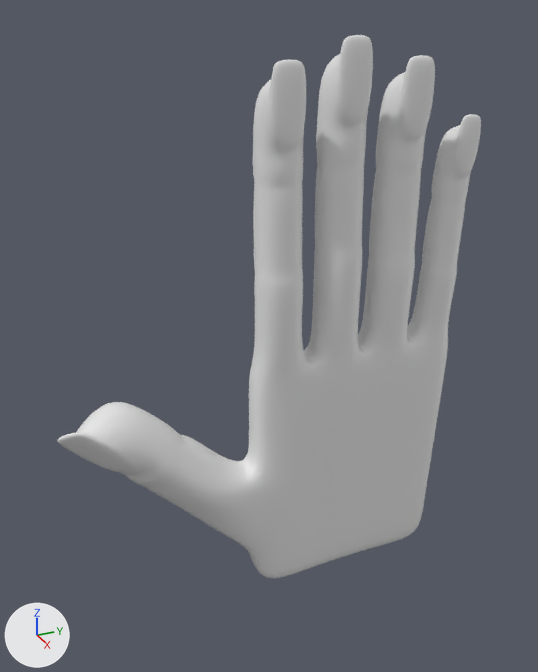
The Blender file AssetsForImport/Hands_Feet.blend, before and after one commit.
Camera for both pictures: a camera (50 mm lens) standing at (5.62, -3.35, 5.61) and looking at (-0.19, -0.74, 2.71). The lights are fixed; the arrows at lower left show +X, +Y and +Z.
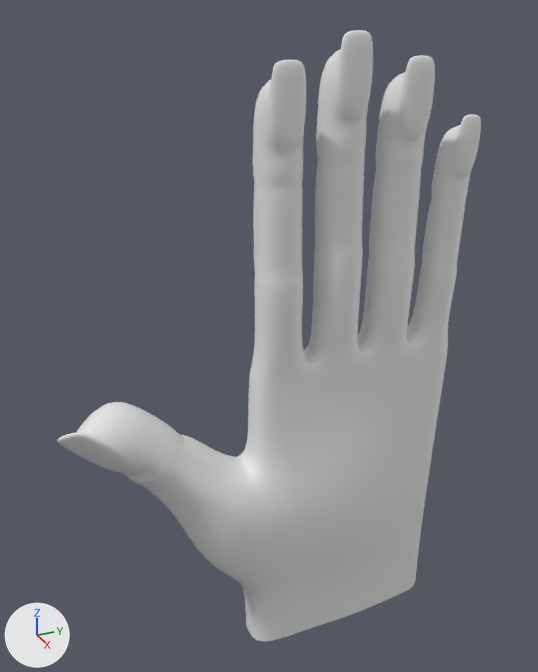
The edits, one by one:
me_cube_004 is used by ob_cube; location (0.0, 0.0, 0.0).
me_cube_004 had 421 vertices, 419 faces and spanned x -0.35..0.35, y -2.81..1.24, z 0.0..5.34.
me_cube_004 now has 430 vertices, 423 faces and spans x -0.47..0.48, y -2.81..1.24, z -0.74..5.38.
Part 1, on me_cube_004:
7 vertices are removed from x -0.2..0.2, y -1.0..1.02, z 0.0..0.04.
16 faces are deleted.
55 vertices move from x -0.33..0.33, y -1.88..1.02, z 0.0..1.99 to x -0.47..0.48, y -1.88..1.03, z -0.07..1.99.
11 vertices are added at x -0.26..0.23, y -1.06..1.03, z -0.74..-0.01.
5 new vertices lie (0.0, 0.0, -0.65) away from vertices in x -0.2..0.2, y -0.44..0.52, z 0.03..0.04.
20 new faces join them.
Part 2, on me_cube_004:
34 vertices in x -0.23..0.25, y -0.39..0.08, z 3.49..4.55 move by (0.0, 0.0, 0.03).
22 vertices in x -0.22..0.24, y -0.39..0.07, z 4.36..5.34 move by (0.0, 0.0, 0.04).
6 vertices in x 0.0..0.22, y -0.39..0.08, z 3.57..3.64 move by (0.0, 0.0, 0.02).

What differs and where, as boxes [x1, y1, x2, y2] in the pictures (538 x 672 px; the box of a moved part takes in the faces that stretch with it):
'Cube', reshaped (13% taller): before [57, 35, 481, 578]; after [57, 30, 481, 642]
part 1 of me_cube_004, moved or reshaped: before [159, 350, 441, 578]; after [156, 350, 441, 642]
part 2 of me_cube_004, moved or reshaped: before [311, 35, 373, 341]; after [311, 30, 373, 341]
